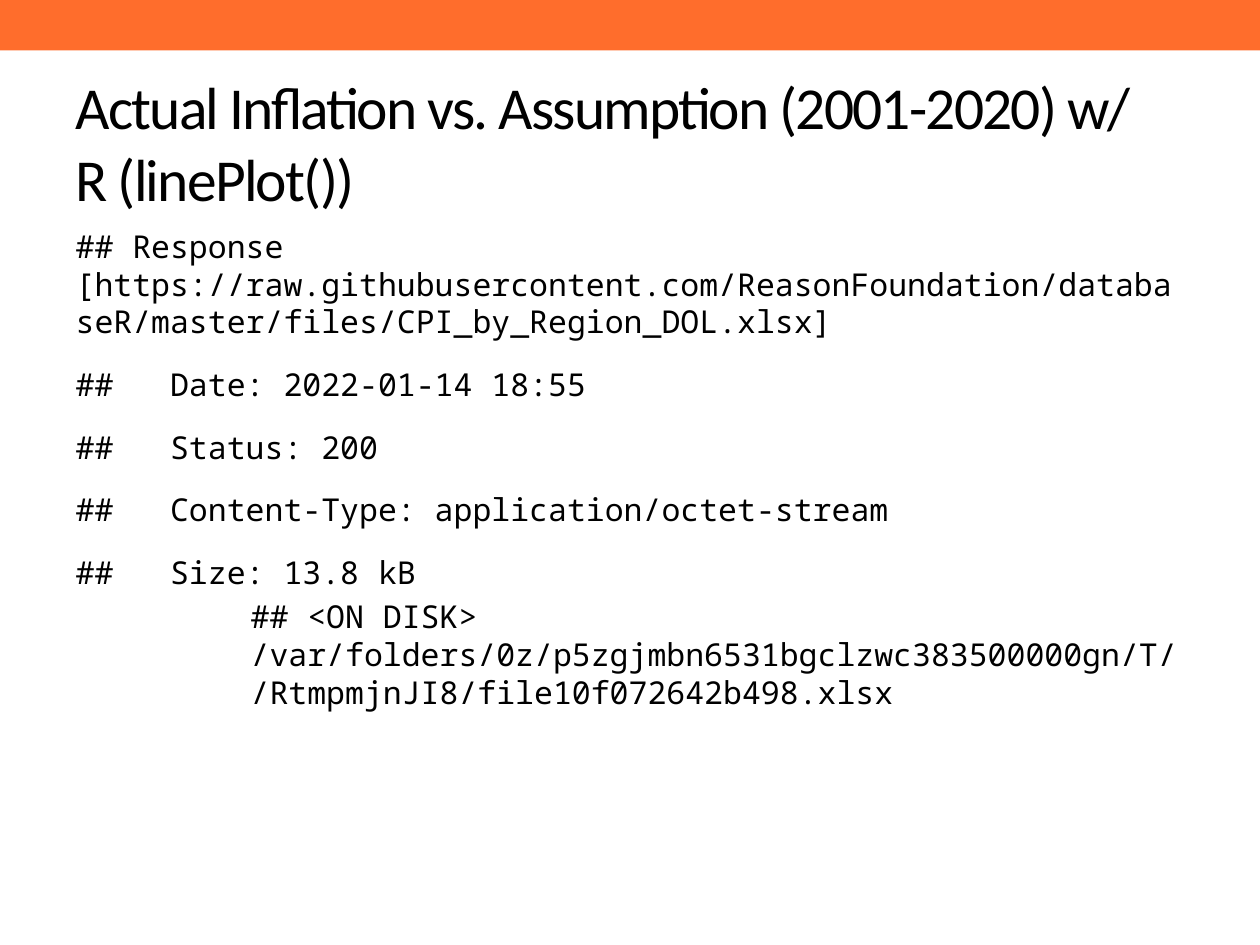
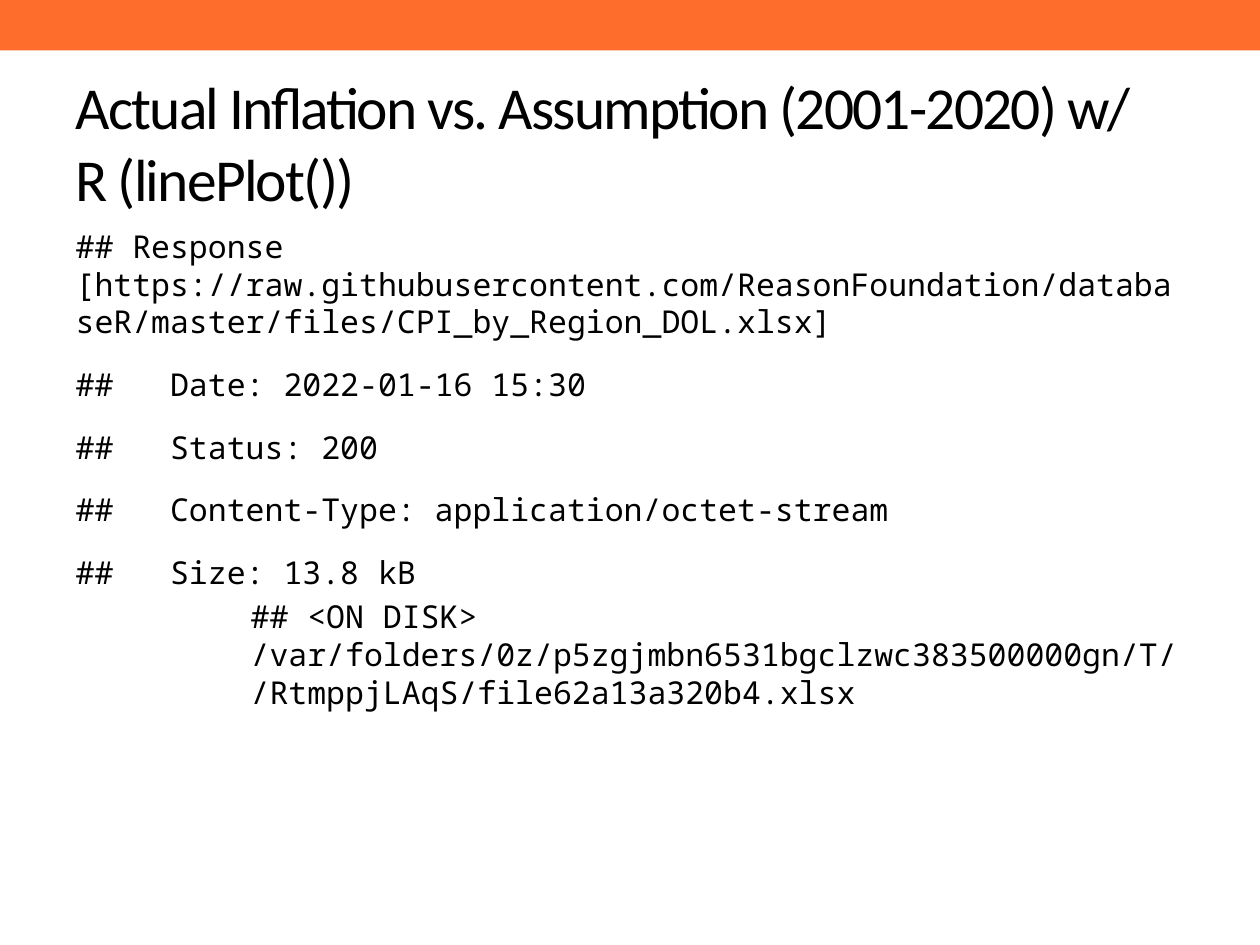
Before and after one commit to ANiraula/ASRS.deck, a slide deck: slide 18 of RMarkdown_ASRS.pptx (slide 17 before the commit). Drawn at 1260x945 pixels with LibreOffice and Linux fonts; fonts in the diff are those of the drawing; background and template pictures are left out. Boxes give left, top, right and bottom in pixels: in the first picture for what was removed or moved away, otherwise in the second. Text is boxed around its words. In the diff, an @@ line names an element or a change of style, - is before the commit and + after.

```diff
--- a/RMarkdown_ASRS.pptx
+++ b/RMarkdown_ASRS.pptx
@@ text at bbox=[76, 235, 1177, 712]: text changed @@
-## Response [https://raw.githubusercontent.com/ReasonFoundation/databaseR/master/files/CPI_by_Region_DOL.xlsx]
-## Date: 2022-01-14 18:55
-## Status: 200
-## Content-Type: application/octet-stream
-## Size: 13.8 kB
-## <ON DISK> /var/folders/0z/p5zgjmbn6531bgclzwc383500000gn/T//RtmpmjnJI8/file10f072642b498.xlsx
+## Response [https://raw.githubusercontent.com/ReasonFoundation/databaseR/master/files/CPI_by_Region_DOL.xlsx]
+## Date: 2022-01-16 15:30
+## Status: 200
+## Content-Type: application/octet-stream
+## Size: 13.8 kB
+## <ON DISK> /var/folders/0z/p5zgjmbn6531bgclzwc383500000gn/T//RtmppjLAqS/file62a13a320b4.xlsx
```
Also in this commit, not shown: 1 slide added, 1 other file.
